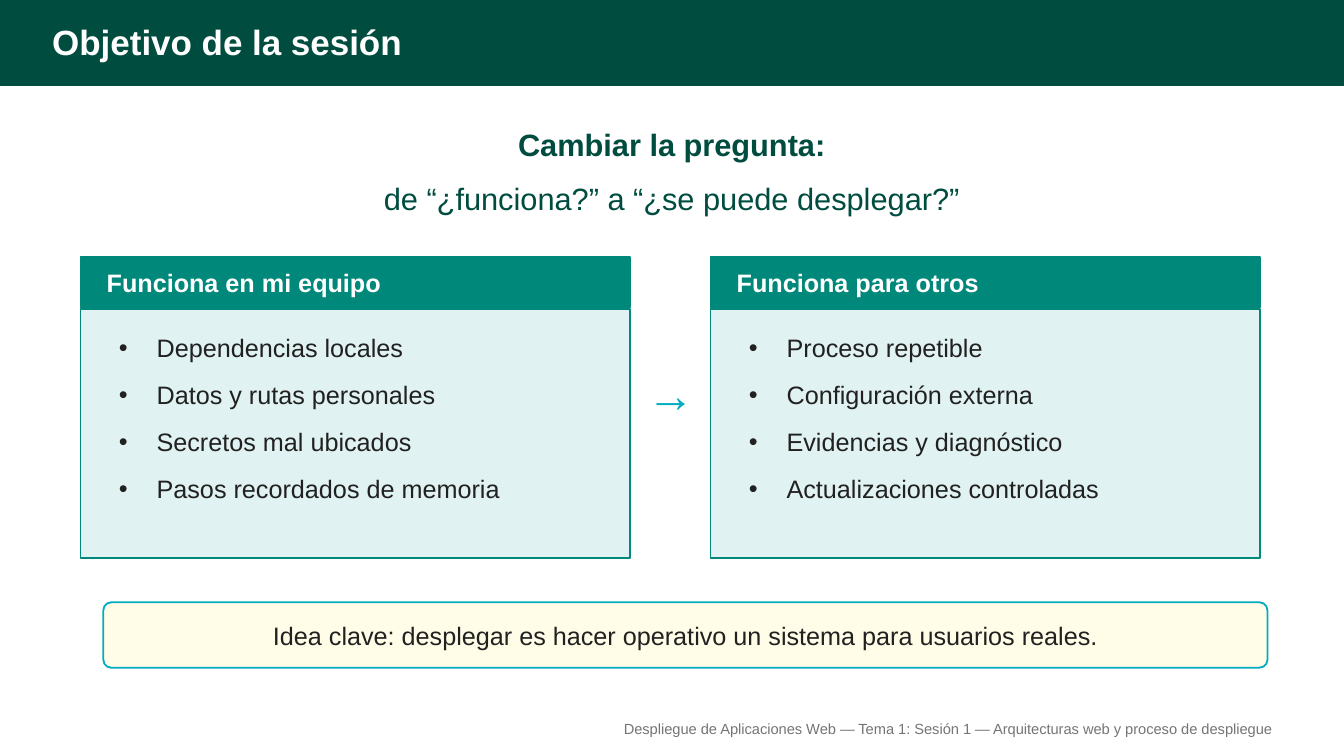
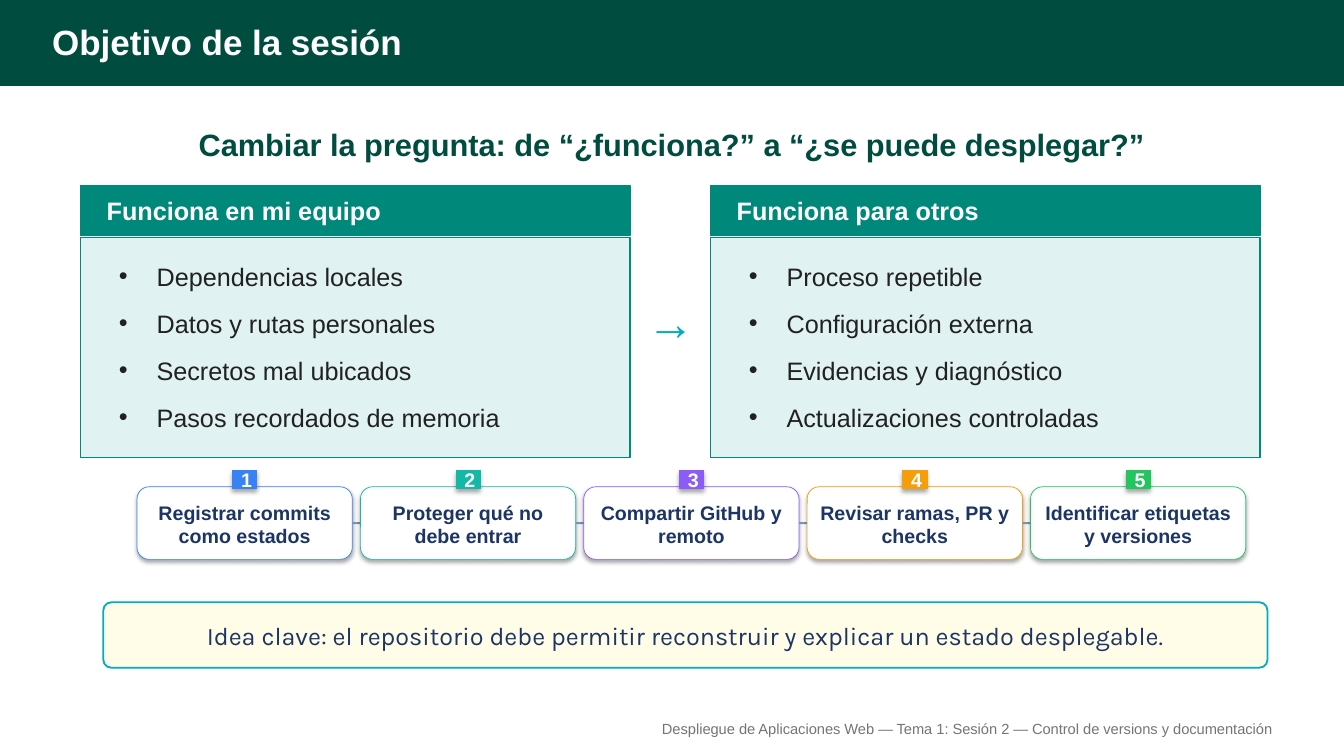
Before and after one commit to alejandroroig/despliegue-daw, a slide deck: slide 2 of docs/tema1/diapositivas/control_versiones_documentacion.pptx. Drawn at 1344x756 pixels with LibreOffice and Linux fonts; fonts in the diff are those of the drawing. Boxes give left, top, right and bottom in pixels: in the first picture for what was removed or moved away, otherwise in the second. Text is boxed around its words. In the diff, an @@ line names an element or a change of style, - is before the commit and + after.

```diff
--- a/docs/tema1/diapositivas/control_versiones_documentacion.pptx
+++ b/docs/tema1/diapositivas/control_versiones_documentacion.pptx
@@ text at [199, 133, 1144, 162]: text changed @@
-Cambiar la pregunta:
+Cambiar la pregunta: de “¿funciona?” a “¿se puede desplegar?”
@@ text removed at [384, 187, 959, 215] @@
-de “¿funciona?” a “¿se puede desplegar?”
@@ rectangle: place and size @@
-rectangle at [81, 309, 630, 558]
+rectangle at [81, 237, 630, 458]
@@ rectangle: place and size @@
-rectangle at [711, 309, 1260, 558]
+rectangle at [711, 237, 1260, 458]
@@ 5 texts, 2 rectangles: place and size @@
-5 texts, 2 rectangles at [81, 257, 1260, 499]
+5 texts, 2 rectangles at [81, 186, 1260, 428]
@@ rectangle added at [233, 471, 257, 489], fill #3882F6, outline #3882F6 0.5 pt @@
@@ text added at [241, 473, 252, 491], 14 pt, text #FFFFFF, bold @@
+1
@@ rectangle added at [456, 471, 480, 489], fill #14B8A6, outline #14B8A6 0.5 pt @@
@@ text added at [464, 473, 475, 491], 14 pt, text #FFFFFF, bold @@
+2
@@ rectangle added at [680, 471, 704, 489], fill #8B5CF6, outline #8B5CF6 0.5 pt @@
@@ text added at [688, 473, 699, 491], 14 pt, text #FFFFFF, bold @@
+3
@@ rectangle added at [903, 471, 928, 489], fill #F59E0B, outline #F59E0B 0.5 pt @@
@@ text added at [911, 473, 922, 491], 14 pt, text #FFFFFF, bold @@
+4
@@ rectangle added at [1126, 471, 1150, 489], fill #22C55E, outline #22C55E 0.5 pt @@
@@ text added at [1135, 471, 1146, 491], 14 pt, text #FFFFFF, bold @@
+5
@@ rounded rectangle added at [137, 487, 353, 560], fill #FFFFFF, outline #3882F6 0.5 pt @@
@@ text added at [158, 505, 331, 544], 14 pt, text #1C3565, bold @@
+Registrar commits como estados
@@ rounded rectangle added at [361, 487, 577, 560], fill #FFFFFF, outline #14B8A6 0.5 pt @@
@@ text added at [393, 505, 543, 544], 14 pt, text #1C3565, bold @@
+Proteger qué no debe entrar
@@ rounded rectangle added at [584, 487, 800, 560], fill #FFFFFF, outline #8B5CF6 0.5 pt @@
@@ text added at [601, 505, 782, 544], 14 pt, text #1C3565, bold @@
+Compartir GitHub y remoto
@@ rounded rectangle added at [808, 487, 1023, 560], fill #FFFFFF, outline #F59E0B 0.5 pt @@
@@ text added at [820, 505, 1009, 544], 14 pt, text #1C3565, bold @@
+Revisar ramas, PR y checks
@@ rounded rectangle added at [1030, 487, 1246, 560], fill #FFFFFF, outline #22C55E 0.5 pt @@
@@ text added at [1045, 505, 1231, 547], 14 pt, text #1C3565, bold @@
+Identificar etiquetas y versiones
@@ line added from (353, 523) to (361, 523), #7896B4 1.5 pt @@
@@ line added from (576, 523) to (584, 523), #7896B4 1.5 pt @@
@@ line added from (800, 523) to (808, 523), #7896B4 1.5 pt @@
@@ line added from (1022, 523) to (1030, 523), #7896B4 1.5 pt @@
@@ text at [207, 627, 1163, 651]: text changed; font Arial to Karla; text colour #212121 to #1C3565 @@
-Idea clave: desplegar es hacer operativo un sistema para usuarios reales.
+Idea clave: el repositorio debe permitir reconstruir y explicar un estado desplegable.
@@ text at [662, 723, 1272, 737]: text changed @@
-Despliegue de Aplicaciones Web — Tema 1: Sesión 1 — Arquitecturas web y proceso de despliegue
+Despliegue de Aplicaciones Web — Tema 1: Sesión 2 — Control de versions y documentación
```
Also in this commit, not shown: 2 other slides changed, 12 slides added, 11 slides removed, 3 other files.
